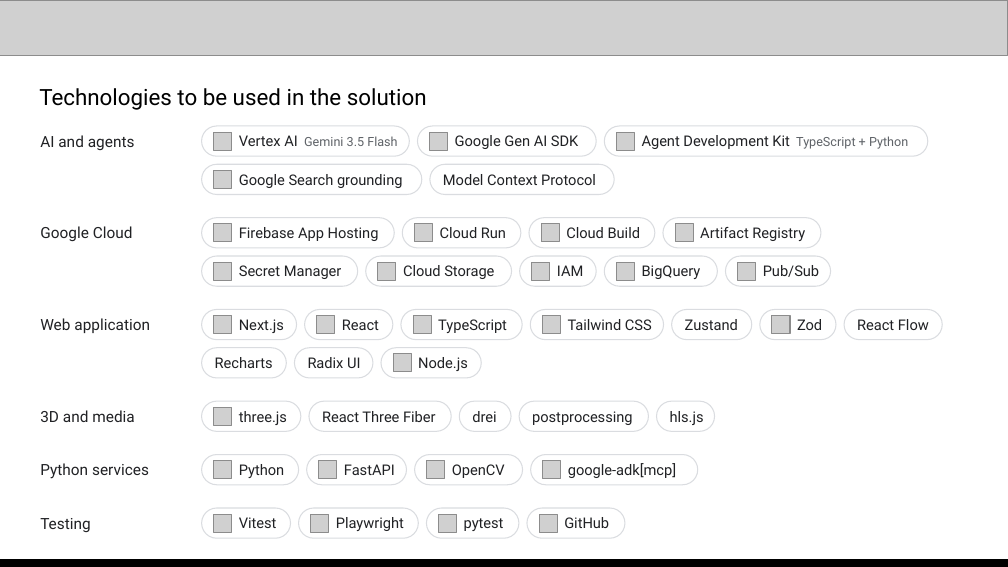
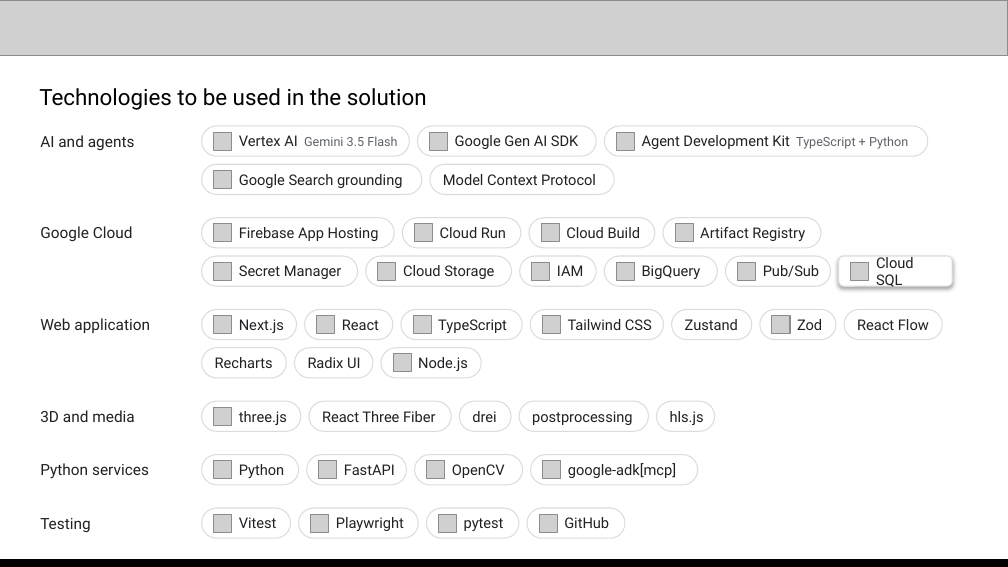
Before and after one commit to The-OWLabs/twin-forge-ai, a slide deck: slide 9 of docs/TwinForge_AI_Builder_Cup.pptx. Drawn at 1008x567 pixels with LibreOffice and Linux fonts; fonts in the diff are those of the drawing; grey boxes stand for pictures. Boxes give left, top, right and bottom in pixels: in the first picture for what was removed or moved away, otherwise in the second. Text is boxed around its words. In the diff, an @@ line names an element or a change of style, - is before the commit and + after.

Commit message:
docs: add Cloud SQL to Google Cloud technologies on Slide 9

```diff
--- a/docs/TwinForge_AI_Builder_Cup.pptx
+++ b/docs/TwinForge_AI_Builder_Cup.pptx
@@ rounded rectangle added at (x1=839, y1=256, x2=953, y2=286), fill #FFFFFF, outline #DADCE0 0.75 pt @@
@@ picture added at (x1=851, y1=262, x2=869, y2=280) @@
@@ text added at (x1=876, y1=257, x2=914, y2=289), 10.5 pt, text #202124 @@
+Cloud SQL
```
Also in this commit, not shown: 1 other file.
